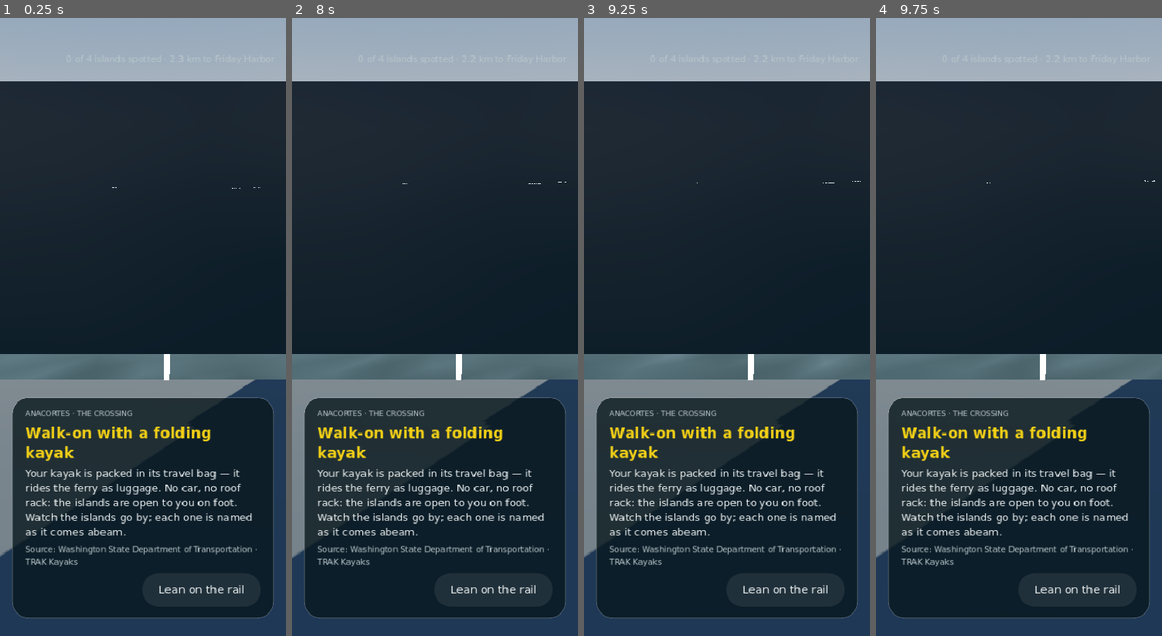
Above: before the commit, frames 1-4 (left to right).
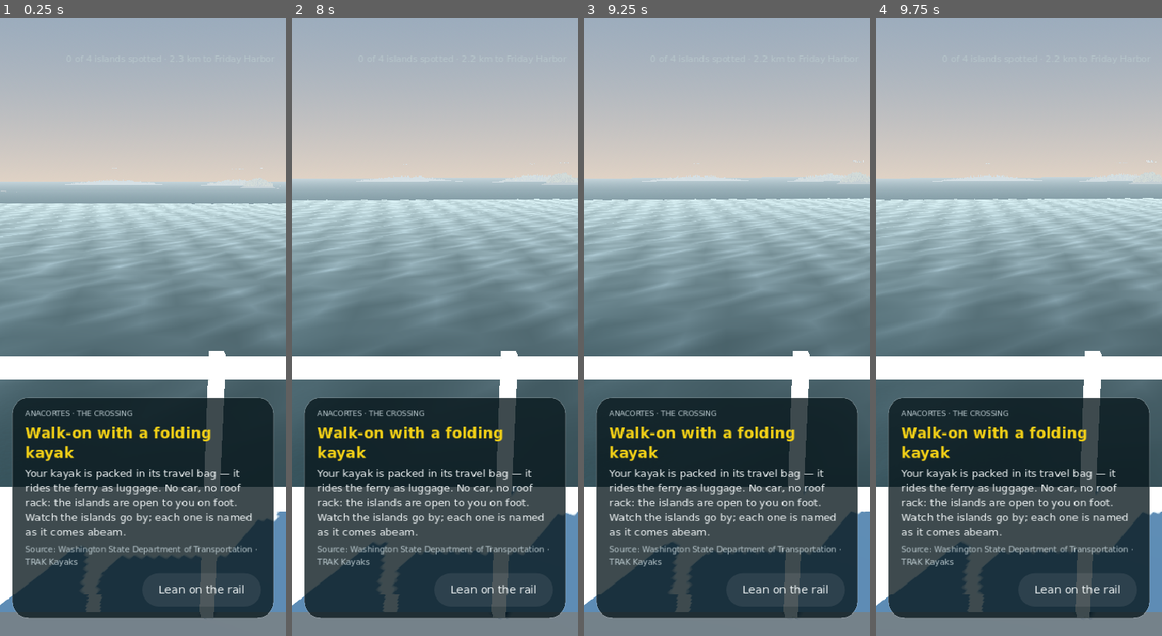
Above: after the commit, the same moments.

Repository: twknab/salish-sea-expeditions
Game: Godot game, scene res://scenes/ferry.tscn
Two runs of this game, one before a commit and one after it. Both use one fixed random seed, a clock stepped at 60 frames per second and the inputs below. This scene is started directly instead of the project's main scene.
Inputs (mouse positions are in pixels of both pictures, inside the frame that each line leads up to):
- Up to frame 1 (0.25 s): no input
- Up to frame 2 (8 s): tap Enter at 0.5 s; move the mouse to (497, 296) at 0.52 s; hold D 0.53-1.25 s; tap Z at 0.6, 5.1 s; click (497, 296) at 0.67 s; drag from (377, 357) to (420, 450) at 1.27 s; move the mouse to (463, 191) at 2.02 s; hold D 2.03-2.75 s; tap J at 2.1, 6.6 s; drag from (420, 450) to (349, 234) at 2.77 s; move the mouse to (520, 419) at 3.52 s; hold A 3.53-4.25 s; tap Q at 3.6 s; drag from (349, 234) to (392, 172) at 4.27 s; move the mouse to (449, 327) at 5.02 s; hold S 5.03-5.75 s; click (449, 327) at 5.17 s; drag from (392, 172) to (377, 357) at 5.77 s; move the mouse to (497, 296) at 6.52 s; hold D 6.53-7.25 s; drag from (377, 357) to (420, 450) at 7.27 s
- Up to frame 3 (9.25 s): move the mouse to (755, 191) at 8.02 s; hold S 8.03-8.75 s; tap Q at 8.1 s; drag from (712, 450) to (641, 234) at 8.77 s
- Up to frame 4 (9.75 s): move the mouse to (1104, 419) at 9.52 s; hold D from 9.53 s (still down); tap Z at 9.6 s; click (1104, 419) at 9.67 s

The runs differ from the first frame. In frame 1, 68% of the frame differs, in the area x 0-100%, y 10-100%; in frame 2, 68%; in frame 3, 68%; in frame 4, 68%.

Commit message:
Godot: ferry camera on the open sun deck, forward of the wheelhouse
Co-Authored-By: Claude Fable 5.1 <noreply@anthropic.com>
Claude-Session: https://claude.ai/code/session_012pnZHEZ1nKNhR1ekswgXzX

Diff:
--- a/godot/scripts/ferry.gd
+++ b/godot/scripts/ferry.gd
@@ -32,8 +32,9 @@
 	cam.fov = 62.0
 	cam.near = 0.3
 	cam.far = 3000.0
-	cam.position = Vector3(-2.0, 12.9, -FerryModel.LENGTH * 0.36 + 5.0)
-	cam.rotation = Vector3(deg_to_rad(-14.0), 0.0, 0.0)
+	# Between the forward wheelhouse (ends 0.3 L from midships) and the bow rail (0.36 L), on the sun deck.
+	cam.position = Vector3(-2.0, 12.7, -FerryModel.LENGTH * 0.36 + 1.6)
+	cam.rotation = Vector3(deg_to_rad(-16.0), 0.0, 0.0)
 	_ferry.add_child(cam)
 	# The islands, placed along the run (not to chart scale — the order and the sides are right).
 	_spots = [
